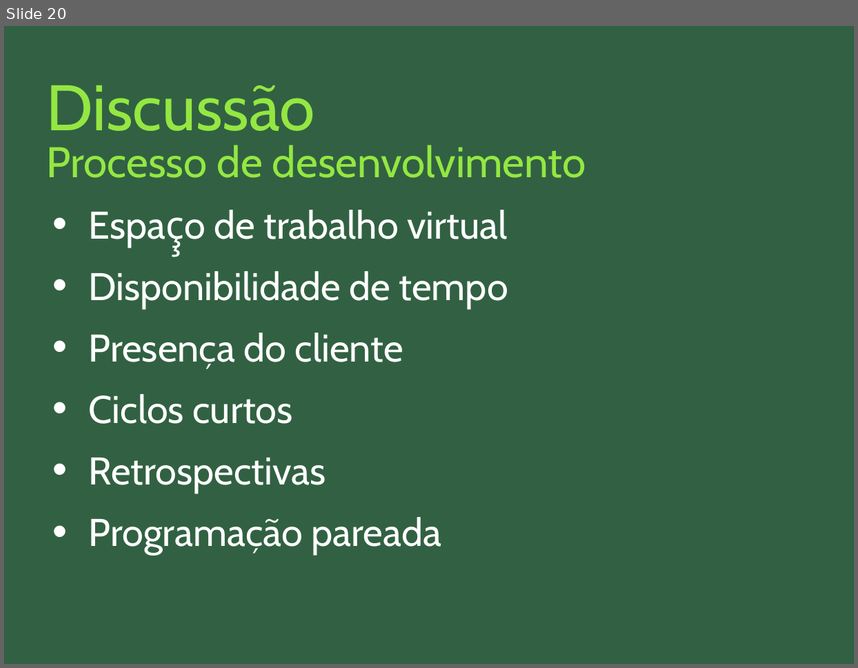
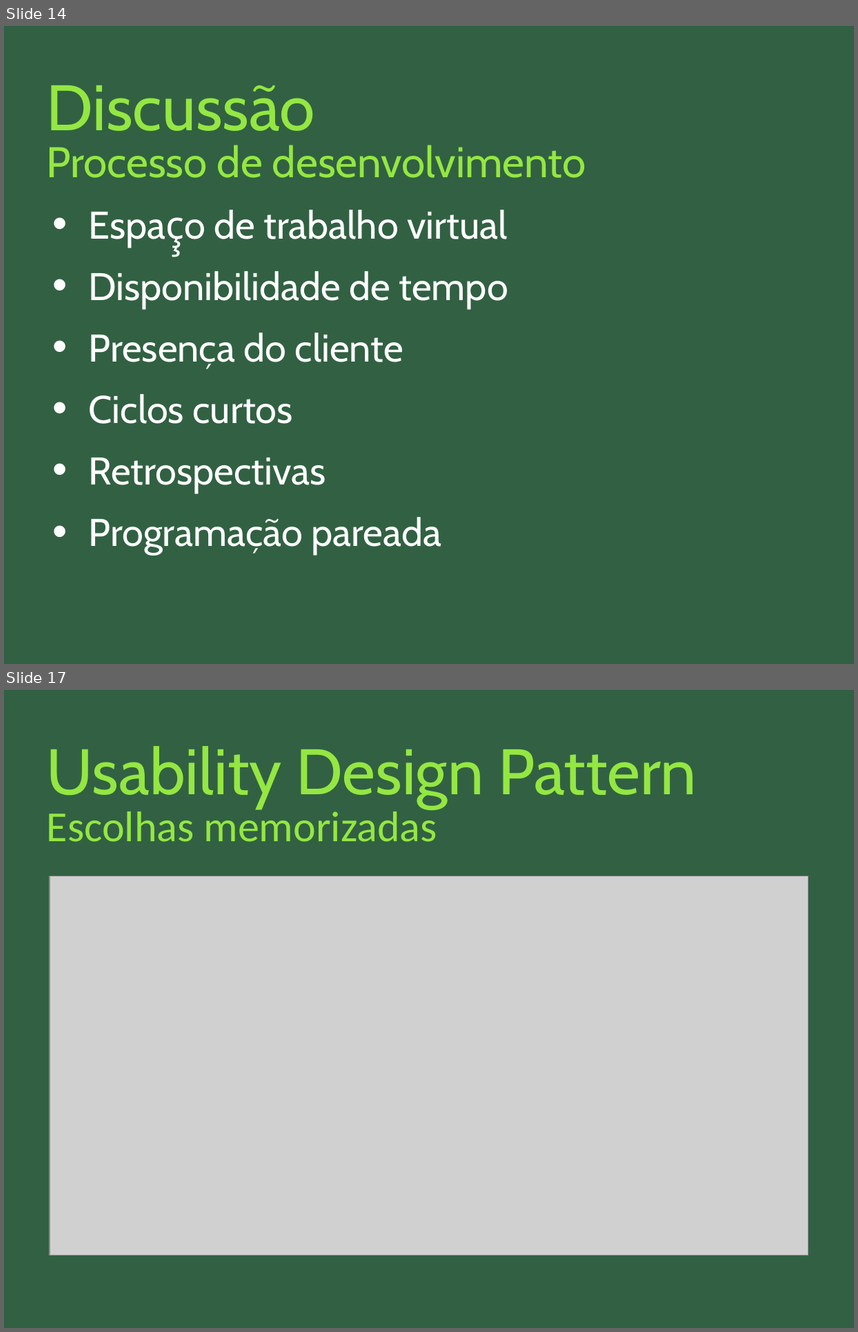
Before and after one commit to nathaliaspatricio/febracev, a slide deck: docs/monografia/apresentação_final.odp. Shown one above the other, each under a label of ours: slide 20 before the commit, slides 14 and 17 after it; the slides between them are not shown. The pictures are 858x668 and 858x1332 pixels, drawn with LibreOffice and Linux fonts; fonts in the diff are those of the drawing; grey boxes stand for pictures. Boxes give left, top, right and bottom in pixels: in the first picture for what was removed or moved away, otherwise in the second. Text is boxed around its words. In the diff, an @@ line names an element or a change of style, - is before the commit and + after.

```diff
--- a/docs/monografia/apresentação_final.odp
+++ b/docs/monografia/apresentação_final.odp
@@ slide 17 added at bbox=[4, 690, 854, 1328], background #316142 @@
@@ title added at bbox=[47, 746, 697, 808], 60 pt, text #94E742 @@
+Usability Design Pattern
@@ title added at bbox=[47, 806, 437, 842], 40 pt, text #94E742 @@
+Escolhas memorizadas
@@ picture added at bbox=[50, 876, 809, 1254] @@
@@ what was slide 20 is now slide 14 @@
```
Also in this commit, not shown: 7 slides changed, 7 other slides added, 32 slides removed.
